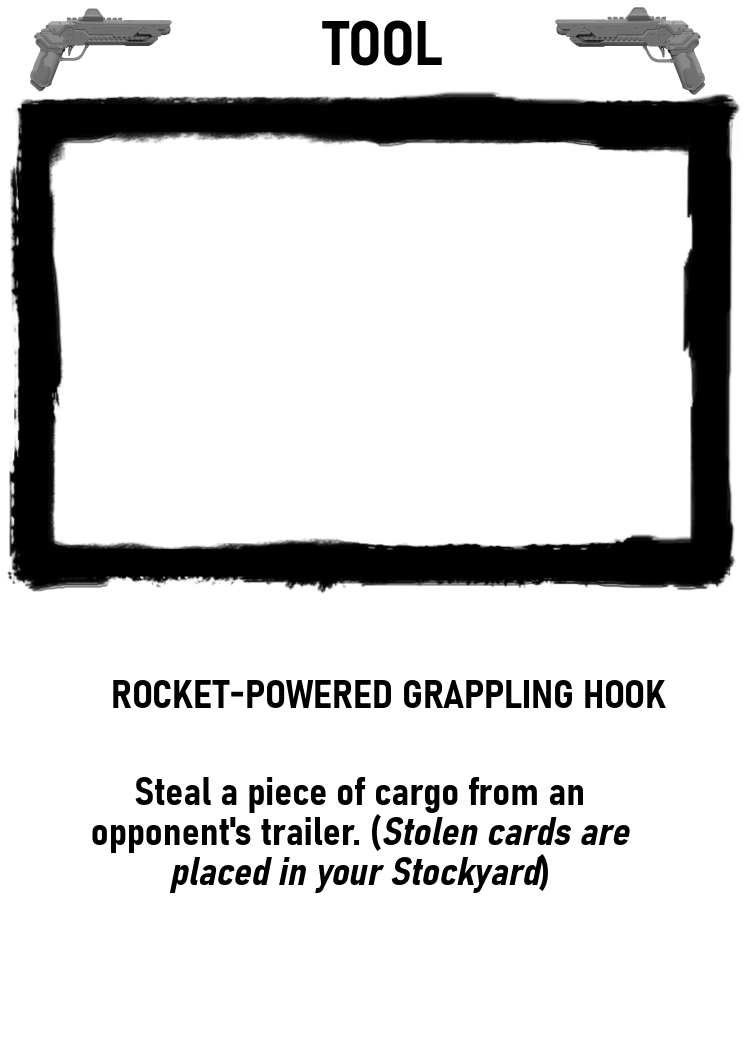
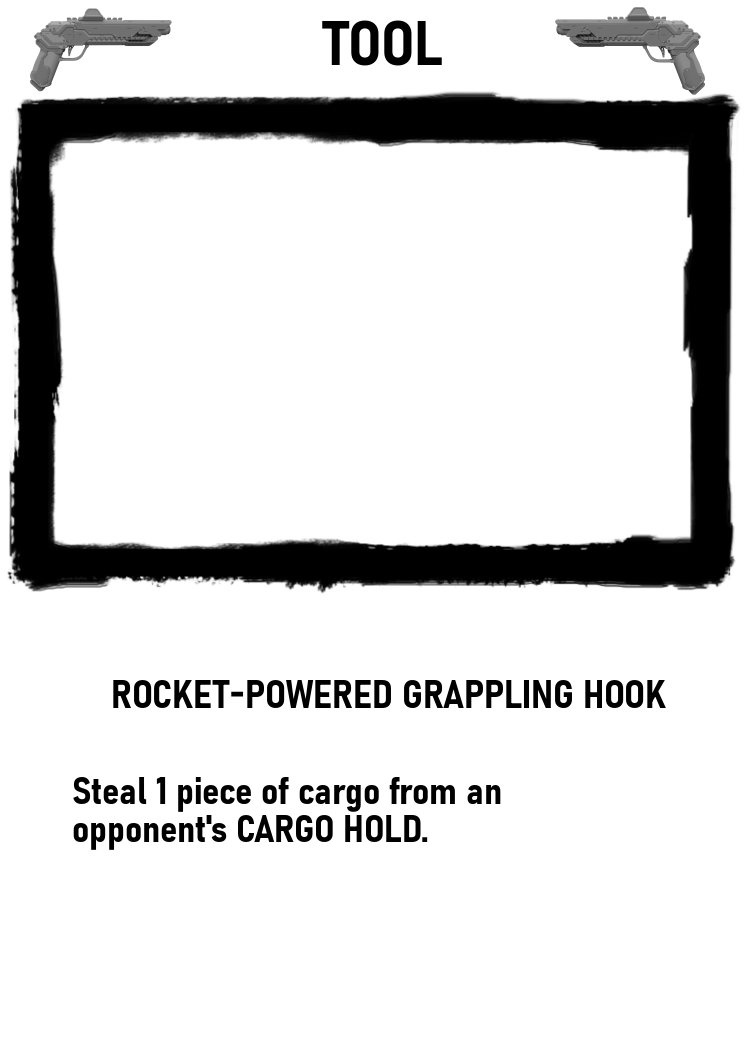
Revision of a layered (750, 1050) image; what changed, layer by layer:
renamed "Steal a piece of cargo from an..." to "Steal 1 piece of cargo from an...", painted on it over [73, 777, 630, 894]
